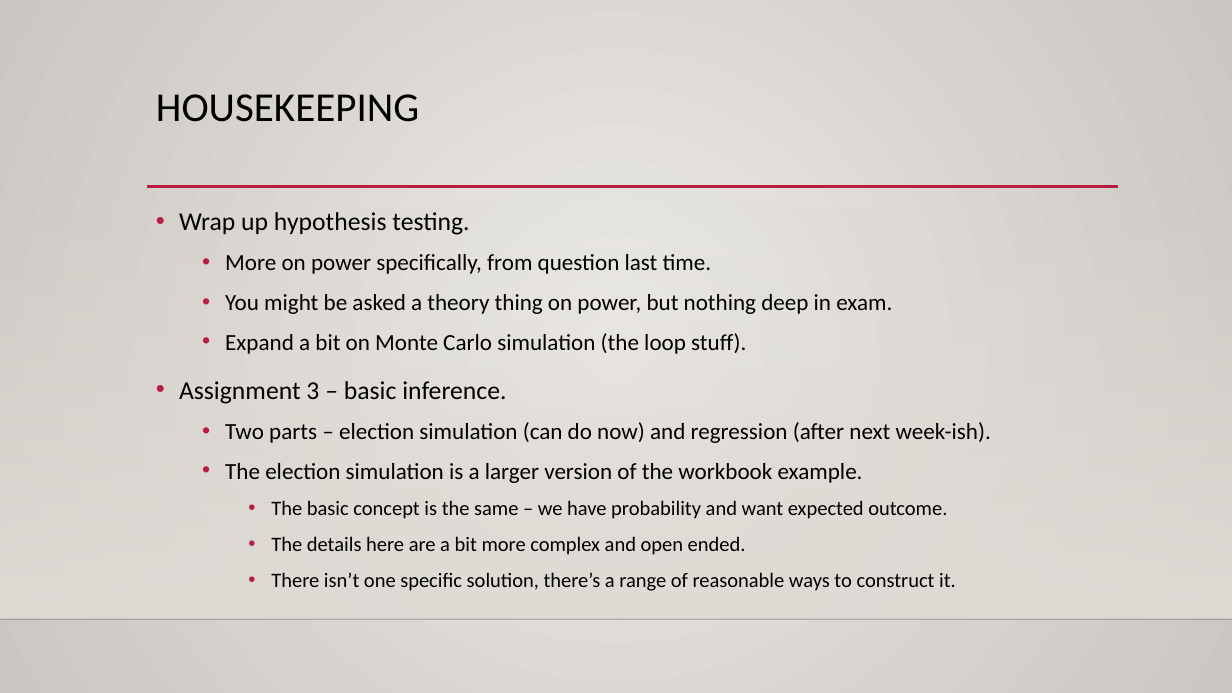
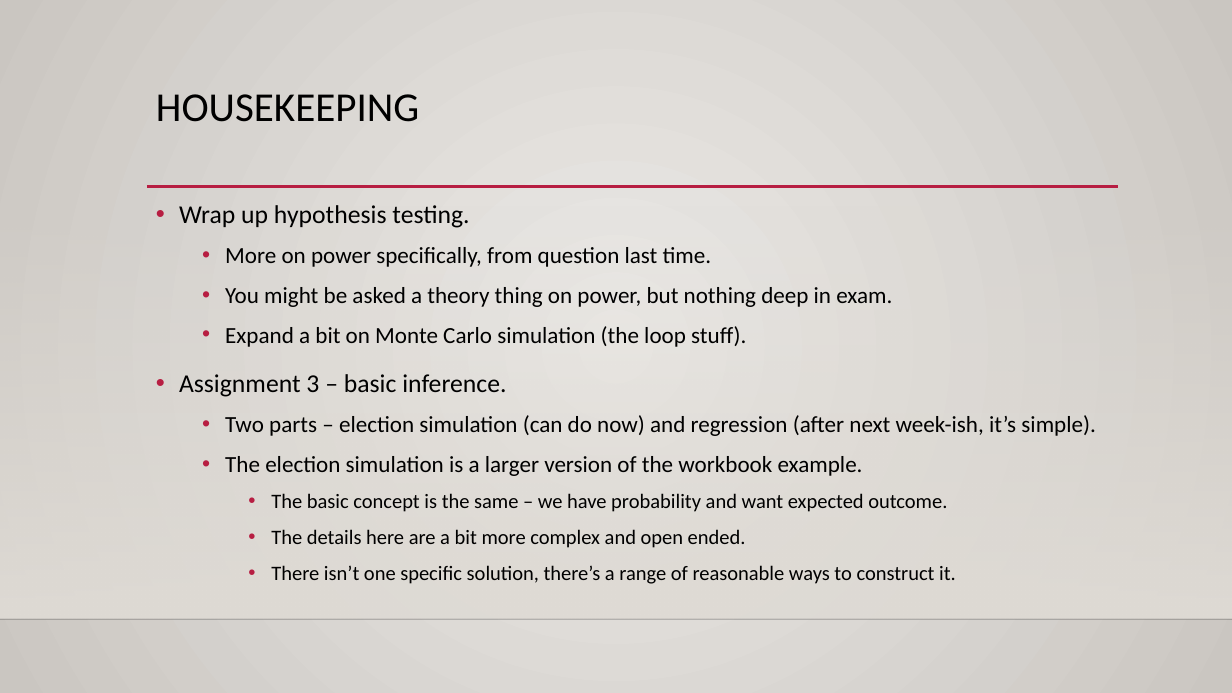
Before and after one commit to AkeemSemperDataScience/Basic_Stats_in_Python_Student_Repository, a slide deck: slide 1 of reference_material/slides/019_hyptest_monte_carlo_power.pptx. Drawn at 1232x693 pixels with LibreOffice and Linux fonts; fonts in the diff are those of the drawing; background and template pictures are left out. Boxes give left, top, right and bottom in pixels: in the first picture for what was removed or moved away, otherwise in the second. Text is boxed around its words. In the diff, an @@ line names an element or a change of style, - is before the commit and + after.

```diff
--- a/reference_material/slides/019_hyptest_monte_carlo_power.pptx
+++ b/reference_material/slides/019_hyptest_monte_carlo_power.pptx
@@ text at (225, 415, 1095, 436): text changed @@
-  • Two parts – election simulation (can do now) and regression (after next week-ish).
+  • Two parts – election simulation (can do now) and regression (after next week-ish, it’s simple).
```
Also in this commit, not shown: 10 other slides changed, 1 slide added, 13 other files.
